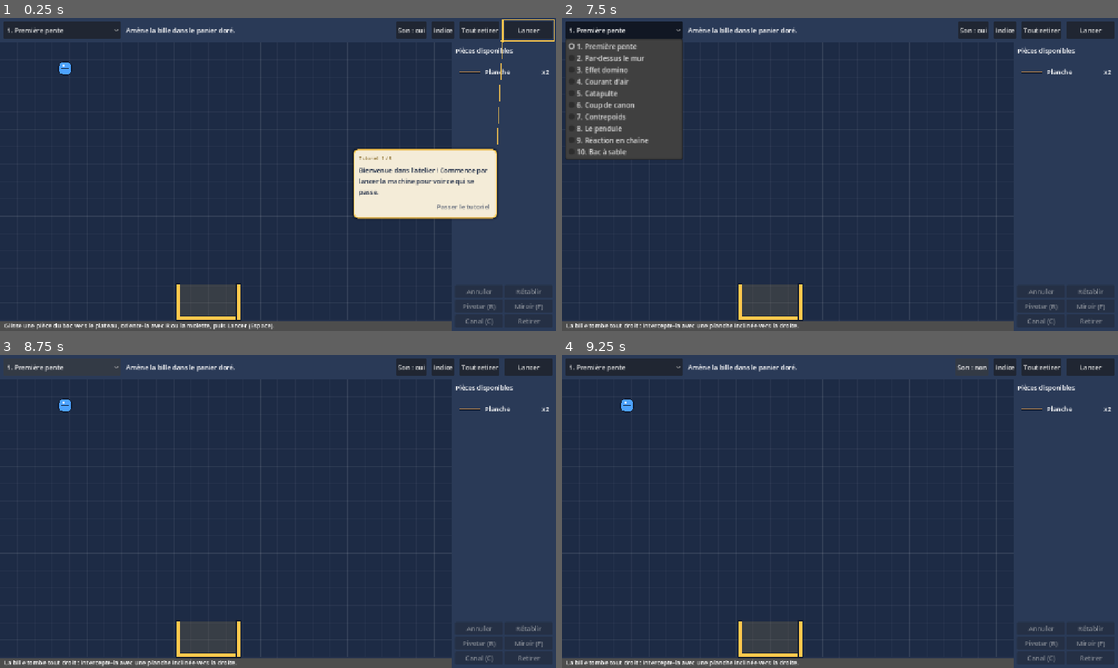
Above: before the commit, frames 1-4 (two rows, left to right).
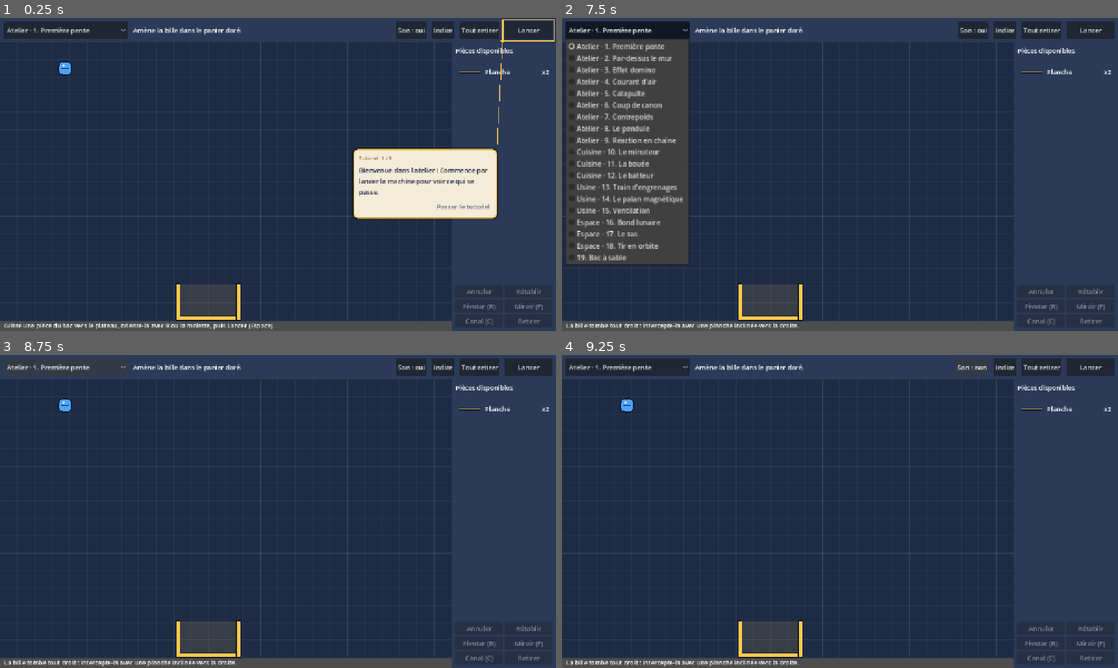
Above: after the commit, the same moments.

Repository: HackTechDev/bricabrac
Game: Godot game, scene res://scenes/main.tscn
Same seed, same stepped clock (60 frames per second), same inputs: the game is played once before the commit and once after it.
Inputs (mouse positions are in pixels of both pictures, inside the frame that each line leads up to):
- Up to frame 1 (0.25 s): no input
- Up to frame 2 (7.5 s): click (623, 30) at 0.5 s, where only the run before the commit has a clickable "1. Première pente"; click (628, 30) at 1.25 s, where only the run after the commit has a clickable "Atelier · 1. Première pente"; click "Son : oui" at 2 s; click "Son : non" at 2.75 s; click "Indice" at 3.5 s; click "Tout retirer" at 4.25 s; click "Lancer" at 5 s; click "Arrêter" at 5.75 s; click "Passer le tutoriel" at 6.5 s; click (623, 30) at 7.25 s, where only the run before the commit has a clickable "1. Première pente"
- Up to frame 3 (8.75 s): click (66, 367) at 8 s, where only the run after the commit has a clickable "Atelier · 1. Première pente"
- Up to frame 4 (9.25 s): click "Son : oui" at 8.75 s

The runs differ from the first frame. In frame 1, 0.4% of the frame differs, in the area x 1-44%, y 1-7%; in frame 2, 9.9%, in the area x 0-44%, y 1-80%; in frame 3, 0.4%; in frame 4, 0.4%.

Commit message:
Mondes à thème et neuf nouveaux niveaux : cuisine, usine, espace
Co-Authored-By: Claude Opus 5.5 <noreply@anthropic.com>

Diff:
--- a/scripts/board.gd
+++ b/scripts/board.gd
@@ -461,7 +461,7 @@
 
 
 func _draw() -> void:
-	draw_rect(Rect2(Vector2.ZERO, SIZE), Color("1d2b45"))
+	draw_rect(Rect2(Vector2.ZERO, SIZE), LevelData.world(level.get("world", "")).color)
 	var minor := Color(1, 1, 1, 0.04)
 	var major := Color(1, 1, 1, 0.09)
 	var x := 0.0
--- a/scripts/level_data.gd
+++ b/scripts/level_data.gd
@@ -35,7 +35,33 @@
 	}
 
 
+## Mondes à thème, dans l'ordre du jeu ; chaque niveau porte l'identifiant du sien.
+const WORLDS: Array[Dictionary] = [
+	{"id": "atelier", "name": "Atelier", "color": Color("1d2b45")},
+	{"id": "cuisine", "name": "Cuisine", "color": Color("3a2a24")},
+	{"id": "usine", "name": "Usine", "color": Color("262d2a")},
+	{"id": "espace", "name": "Espace", "color": Color("120f2a")},
+]
+
+
+static func world(id: String) -> Dictionary:
+	for w in WORLDS:
+		if w.id == id:
+			return w
+	return WORLDS[0]
+
+
 static func all() -> Array:
+	var levels: Array = []
+	for group: Array in [["atelier", workshop()], ["cuisine", kitchen()], ["usine", factory()],
+			["espace", space()]]:
+		for level: Dictionary in group[1]:
+			level["world"] = group[0]
+			levels.append(level)
+	return levels
+
+
+static func workshop() -> Array:
 	return [
 		{
 			"id": "pente",
@@ -305,3 +331,194 @@
 			],
 		},
 	]
+
+
+static func kitchen() -> Array:
+	return [
+		{
+			"id": "minuteur",
+			"par_time": 5.5,
+			"name": "Le minuteur",
+			"goal_text": "Amène la bille dans le panier.",
+			"intro": "Nouvelle pièce : la minuterie. Elle allume son canal après un délai, que R règle.",
+			"hint": "Mets la minuterie sur le canal de la trappe avec C, puis prolonge la rampe avec la planche.",
+			"fixed": [
+				item("ball", 170, 97),
+				item("trapdoor", 110, 120, {"channel": 2}),
+				steel(250, 300, 320, 20.0),
+				item("basket", 760, 598, {"goal": true}),
+			],
+			"inventory": {"timer": 1, "plank": 1},
+			"solution": [
+				{"kind": "timer", "pos": Vector2(300, 600), "channel": 2, "delay": 1.0},
+				{"kind": "plank", "pos": Vector2(480, 380), "rot": 15.0},
+			],
+		},
+		{
+			"id": "bouee",
+			"par_time": 3.0,
+			"name": "La bouée",
+			"goal_text": "Allume la lampe : la caisse doit toucher la plaque.",
+			"intro": "Le bac d'eau fait flotter les objets légers, comme la caisse.",
+			"hint": "Une fois dans l'eau, la caisse flotte : un ventilateur peut la pousser jusqu'à la plaque.",
+			"fixed": [
+				item("crate", 230, 467),
+				item("conveyor", 300, 500, {"channel": 0}),
+				item("water", 520, 570),
+				item("plate", 623, 545, {"rot": 270.0, "channel": 1}),
+				item("lamp", 900, 612, {"channel": 1, "goal": true}),
+			],
+			"inventory": {"fan": 1, "plank": 1},
+			"solution": [
+				{"kind": "fan", "pos": Vector2(360, 560)},
+			],
+		},
+		{
+			"id": "batteur",
+			"par_time": 5.0,
+			"name": "Le batteur",
+			"goal_text": "Allume la lampe.",
+			"intro": "Nouvelles pièces : le moteur et l'engrenage. Le moteur fait tourner la roue qu'il touche.",
+			"hint": "Une roue collée au moteur : son bras peut faire tomber le domino de son perchoir. Essaie aussi le miroir.",
+			"fixed": [
+				steel(590, 336, 24),
+				item("domino", 590, 300),
+				item("plate", 680, 626, {"channel": 1}),
+				item("lamp", 900, 612, {"channel": 1, "goal": true}),
+			],
+			"inventory": {"motor": 1, "gear": 1},
+			"solution": [
+				{"kind": "motor", "pos": Vector2(440, 280)},
+				{"kind": "gear", "pos": Vector2(510, 280), "rot": 270.0},
+			],
+		},
+	]
+
+
+static func factory() -> Array:
+	return [
+		{
+			"id": "engrenages",
+			"par_time": 5.0,
+			"name": "Train d'engrenages",
+			"goal_text": "Allume la lampe.",
+			"intro": "Le moteur est trop loin de la roue à bras : relie-les par d'autres roues.",
+			"hint": "Deux roues engrènent quand leurs dents se touchent : 70 px du moteur à une roue, 80 px entre deux roues.",
+			"fixed": [
+				item("motor", 200, 300),
+				item("gear", 430, 300, {"rot": 270.0}),
+				steel(510, 356, 24),
+				item("domino", 510, 320),
+				item("plate", 600, 626, {"channel": 1}),
+				item("lamp", 900, 612, {"channel": 1, "goal": true}),
+			],
+			"inventory": {"gear": 2},
+			"solution": [
+				{"kind": "gear", "pos": Vector2(270, 300), "rot": 90.0},
+				{"kind": "gear", "pos": Vector2(350, 300), "rot": 90.0},
+			],
+		},
+		{
+			"id": "palan",
+			"par_time": 2.5,
+			"name": "Le palan magnétique",
+			"goal_text": "Allume la lampe : la bille doit toucher la plaque.",
+			"intro": "L'aimant attire la bille d'acier, même à travers une autre pièce.",
+			"hint": "Pose l'aimant au-dessus de la plaque, pôle vers le bas : la bille qui passe dessous sera soulevée.",
+			"fixed": [
+				item("ball", 140, 493),
+				item("conveyor", 200, 520, {"channel": 0}),
+				item("conveyor", 400, 520, {"channel": 0}),
+				item("plate", 400, 440, {"rot": 180.0, "channel": 1}),
+				item("lamp", 900, 612, {"channel": 1, "goal": true}),
+			],
+			"inventory": {"magnet": 1},
+			"solution": [
+				{"kind": "magnet", "pos": Vector2(360, 410), "rot": 180.0},
+			],
+		},
+		{
+			"id": "ventilation",
+			"par_time": 4.0,
+			"wind": Vector2(-120, 0),
+			"name": "Ventilation",
+			"goal_text": "Fais éclater le ballon sur les pointes.",
+			"intro": "Un courant d'air permanent souffle vers la gauche et emporte le ballon.",
+			"hint": "Un ventilateur pour contrer le courant, un autre pour pousser le ballon au-delà de la poutre.",
+			"fixed": [
+				item("balloon", 400, 560, {"goal": true}),
+				item("spikes", 880, 13, {"rot": 180.0}),
+				steel(520, 200, 360),
+			],
+			"inventory": {"fan": 2},
+			"solution": [
+				{"kind": "fan", "pos": Vector2(300, 560)},
+				{"kind": "fan", "pos": Vector2(560, 400)},
+			],
+		},
+	]
+
+
+static func space() -> Array:
+	return [
+		{
+			"id": "lunaire",
+			"par_time": 5.0,
+			"gravity": 0.3,
+			"name": "Bond lunaire",
+			"goal_text": "Amène la bille dans le panier perché.",
+			"intro": "Ici, la gravité est trois fois plus faible : tout tombe lentement et porte loin.",
+			"hint": "Un ressort bien incliné, assez bas pour que la bille prenne de la vitesse.",
+			"fixed": [
+				item("ball", 150, 60),
+				steel(800, 348, 200),
+				item("basket", 800, 300, {"goal": true}),
+			],
+			"inventory": {"spring": 1},
+			"solution": [
+				{"kind": "spring", "pos": Vector2(150, 400), "rot": 45.0},
+			],
+		},
+		{
+			"id": "sas",
+			"par_time": 3.0,
+			"gravity": 0.5,
+			"name": "Le sas",
+			"goal_text": "Fais sortir la bille du sas jusqu'au panier.",
+			"intro": "Nouvelle pièce : le portail. Ce qui entre dans l'un ressort par l'autre portail du même canal.",
+			"hint": "Un portail couché dans le sas, sous la bille ; l'autre au-dessus du panier.",
+			"fixed": [
+				item("ball", 150, 80),
+				steel(84, 250, 400, 90.0),
+				steel(216, 250, 400, 90.0),
+				steel(150, 444, 144),
+				steel(650, 340, 600, 90.0),
+				item("basket", 850, 598, {"goal": true}),
+			],
+			"inventory": {"portal": 2},
+			"solution": [
+				{"kind": "portal", "pos": Vector2(150, 360), "rot": 90.0, "channel": 1},
+				{"kind": "portal", "pos": Vector2(850, 300), "rot": 90.0, "channel": 1},
+			],
+		},
+		{
+			"id": "orbite",
+			"par_time": 2.5,
+			"gravity": 0.3,
+			"name": "Tir en orbite",
+			"goal_text": "Envoie la bille du canon dans le panier.",
+			"intro": "Le mur est infranchissable… sauf pour qui a des portails.",
+			"hint": "Allume le canon avec la minuterie, puis place un portail sur sa trajectoire et l'autre derrière le mur.",
+			"fixed": [
+				item("cannon", 100, 580, {"rot": -30.0, "channel": 1}),
+				steel(560, 280, 560, 90.0),
+				item("basket", 850, 598, {"goal": true}),
+			],
+			"inventory": {"timer": 1, "portal": 2},
+			"solution": [
+				{"kind": "timer", "pos": Vector2(300, 610), "channel": 1, "delay": 0.5},
+				{"kind": "portal", "pos": Vector2(300, 480), "channel": 1},
+				{"kind": "portal", "pos": Vector2(650, 480), "rot": 45.0, "channel": 1},
+			],
+		},
+	]
--- a/scripts/main.gd
+++ b/scripts/main.gd
@@ -794,7 +794,9 @@
 	_level_picker.clear()
 	for i in levels.size():
 		var mark := "[OK] " if completed.has(levels[i].id) else ""
-		_level_picker.add_item("%s%d. %s%s" % [mark, i + 1, levels[i].name, _stars(levels[i])])
+		var world: String = LevelData.world(levels[i].get("world", "")).name + " · " \
+				if levels[i].has("world") else ""
+		_level_picker.add_item("%s%s%d. %s%s" % [mark, world, i + 1, levels[i].name, _stars(levels[i])])
 	_level_picker.select(current)
 
 
Not shown, changed: IMPROVEMENTS.md
Not shown, changed: TUTORIAL.md
